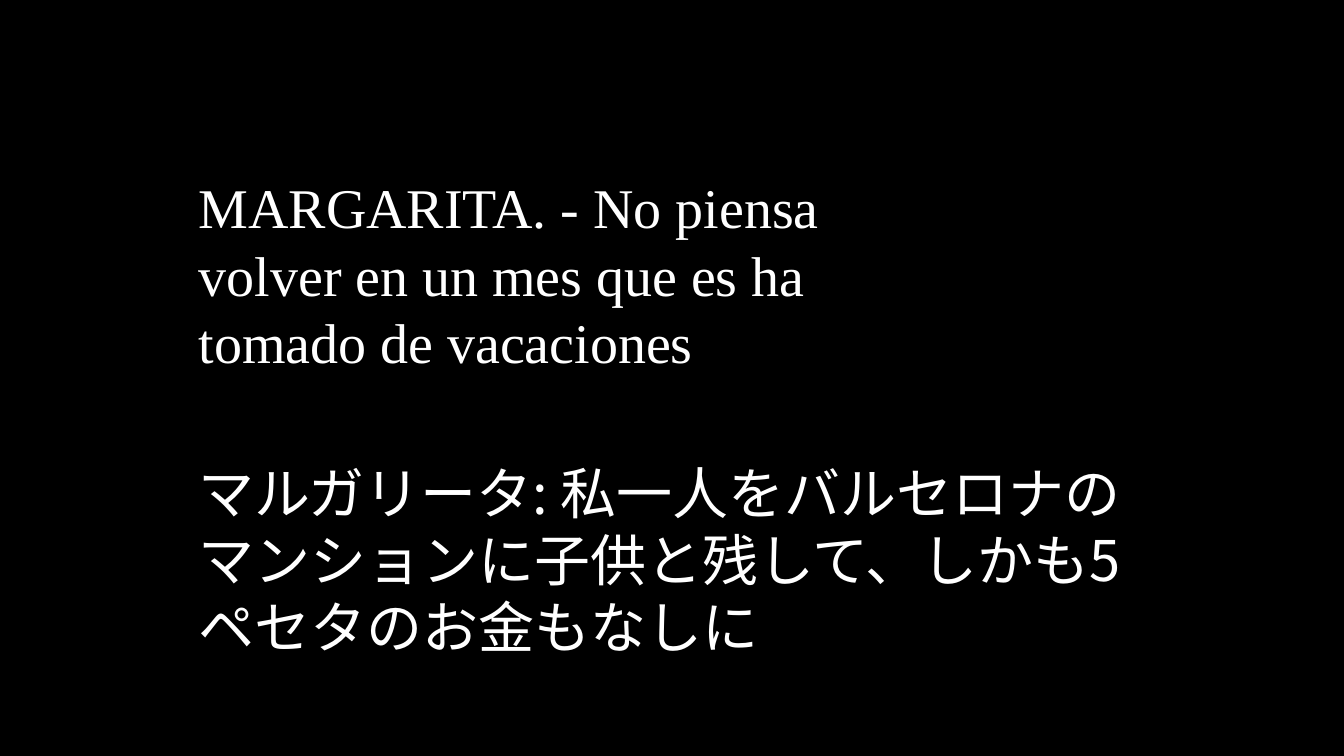
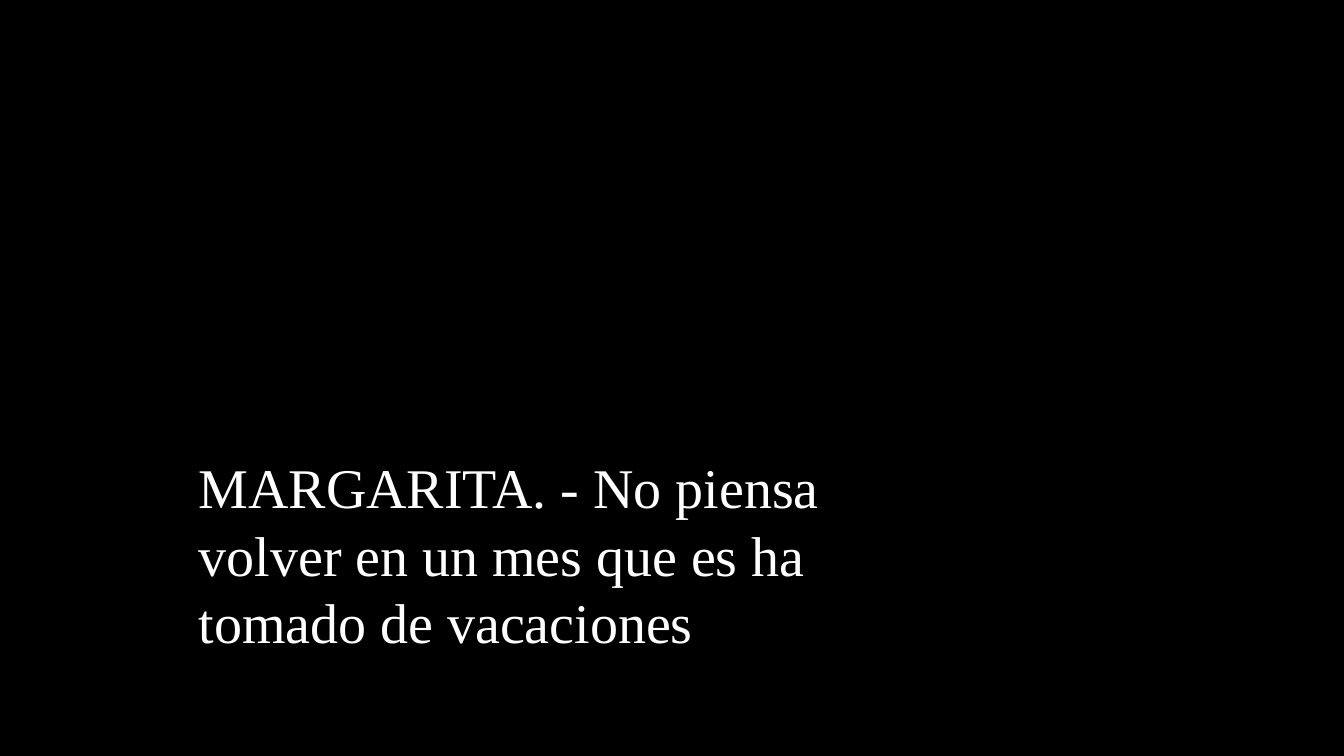
Before and after one commit to oulcggc/lang-drama-caption, a slide deck: slide 96 of complete-cap.pptx (slide 97 before the commit). Drawn at 1344x756 pixels with LibreOffice and Linux fonts; fonts in the diff are those of the drawing. Boxes give left, top, right and bottom in pixels: in the first picture for what was removed or moved away, otherwise in the second. Text is boxed around its words. In the diff, an @@ line names an element or a change of style, - is before the commit and + after.

```diff
--- a/complete-cap.pptx
+++ b/complete-cap.pptx
@@ text "MARGARITA. - No piensa volver ...": place and size @@
-text "MARGARITA. - No piensa volver ..." at (199, 191, 819, 364)
+text "MARGARITA. - No piensa volver ..." at (199, 471, 819, 644)
@@ text removed at (199, 467, 1121, 586) @@
-マルガリータ: 私一人をバルセロナのマンションに子供と残して、しかも5ペセタのお金もなしに
```
Also in this commit, not shown: 115 other slides changed, 44 slides added, 42 slides removed, 2 other files.
